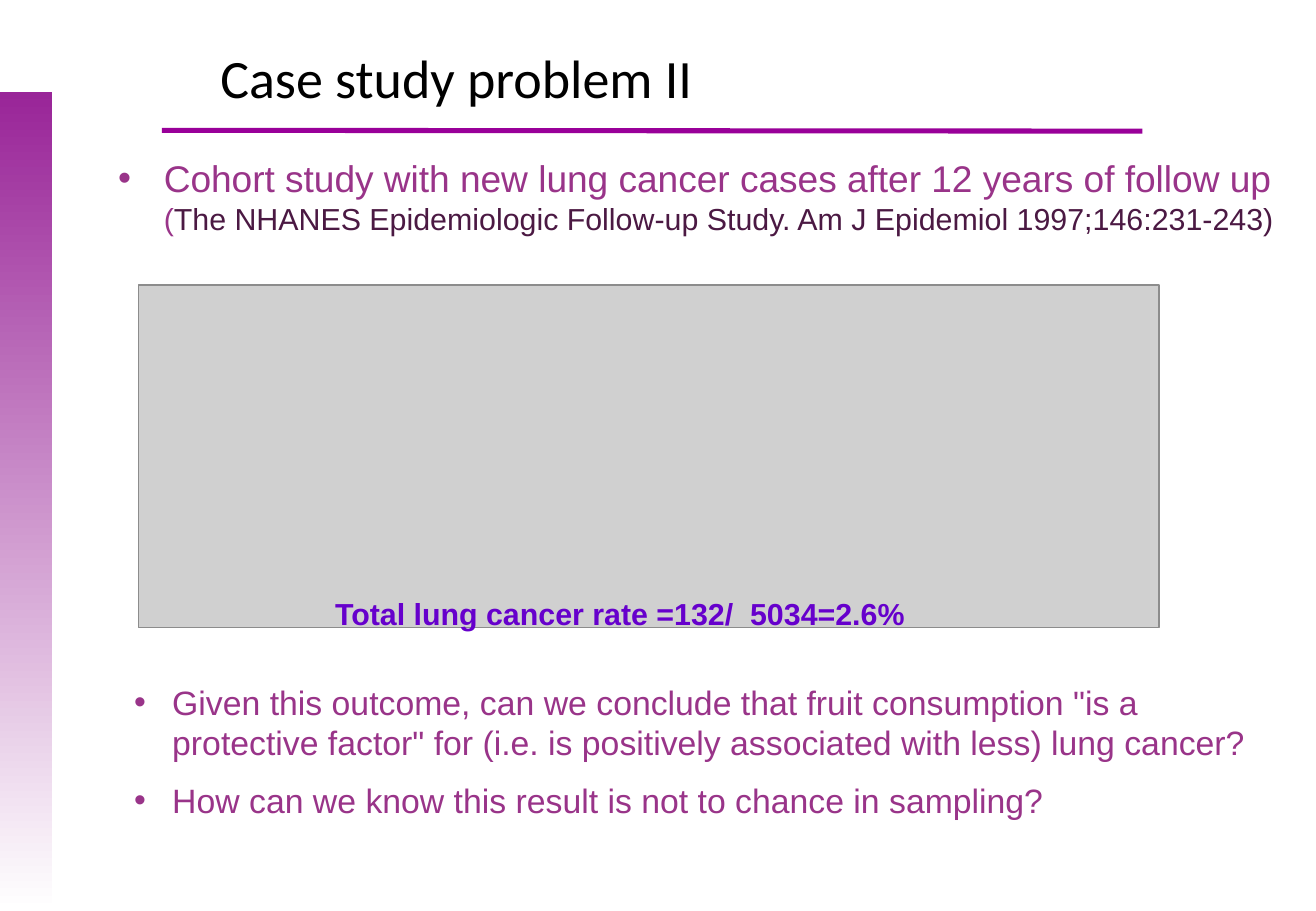
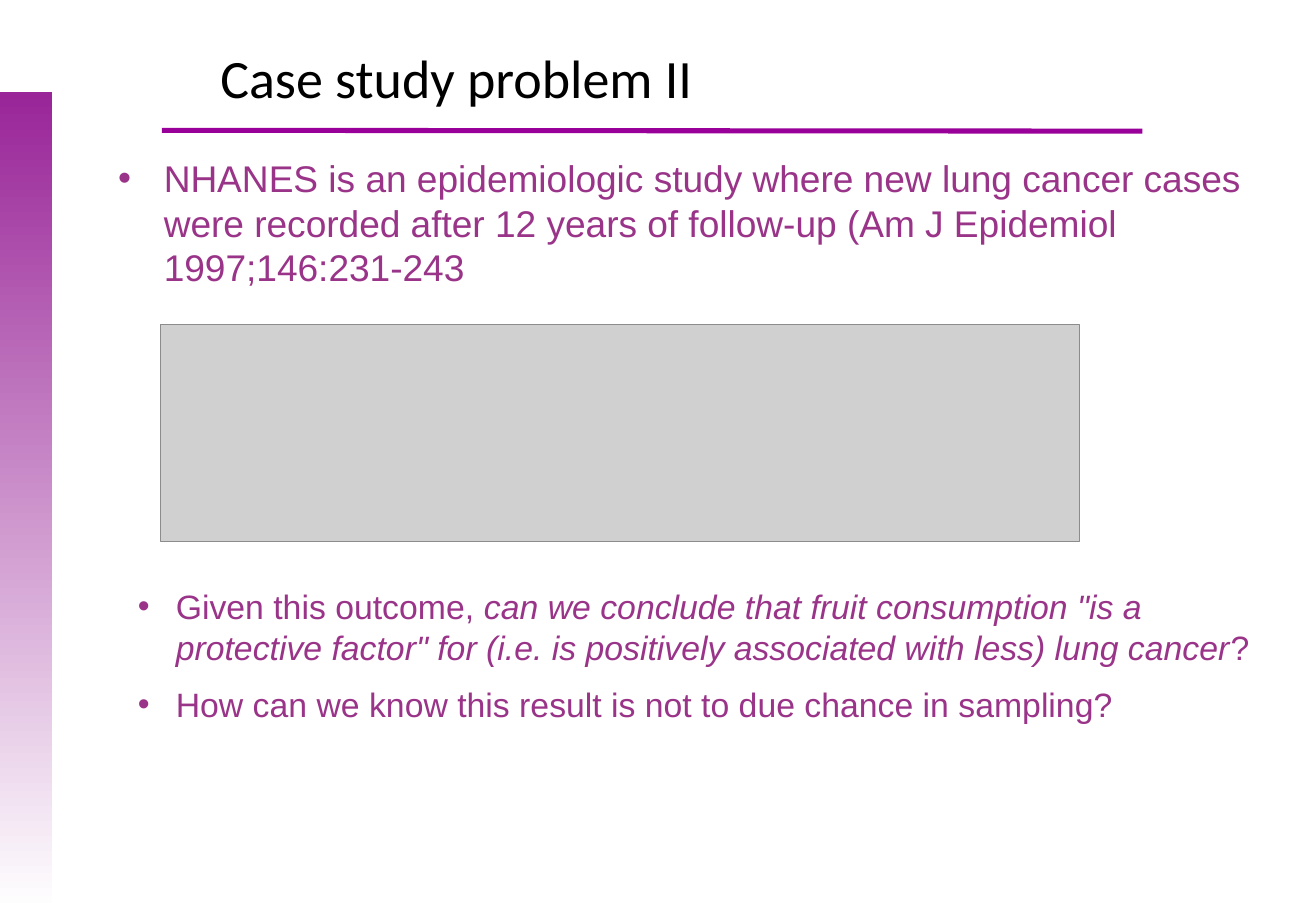
Before and after one commit to uebvhir/Course_Basic_Statistics-VHIO-2019, a slide deck: slide 6 of Sessio_6/EBB_2019_Session_6_Hypothesis_tests.pptx. Drawn at 1316x911 pixels with LibreOffice and Linux fonts; fonts in the diff are those of the drawing; grey boxes stand for pictures; background and template pictures are left out. Boxes give left, top, right and bottom in pixels: in the first picture for what was removed or moved away, otherwise in the second. Text is boxed around its words. In the diff, an @@ line names an element or a change of style, - is before the commit and + after.

```diff
--- a/Sessio_6/EBB_2019_Session_6_Hypothesis_tests.pptx
+++ b/Sessio_6/EBB_2019_Session_6_Hypothesis_tests.pptx
@@ text at [164,165,1241,286]: text changed; size 18 to 22 pt; text colour #4B1943 to #993489 @@
-• Cohort study with new lung cancer cases after 12 years of follow up (The NHANES Epidemiologic Follow-up Study. Am J Epidemiol 1997;146:231-243)
+• NHANES is an epidemiologic study where new lung cancer cases were recorded after 12 years of follow-up (Am J Epidemiol 1997;146:231-243
@@ picture: place and size @@
-picture at [139,286,1159,628]
+picture at [160,324,1079,541]
@@ text "Given this outcome, can we ...": place and size @@
-text "Given this outcome, can we ..." at [172,690,1244,820]
+text "Given this outcome, can we ..." at [176,594,1250,724]
@@ text at [176,594,1250,667]: italic on in "can we conclude that fruit consumption "is ..." @@
@@ text removed at [335,603,904,632] @@
-Total lung cancer rate =132/ 5034=2.6%
@@ text at [176,692,1112,724]: text changed @@
-• How can we know this result is not to chance in sampling?
+• How can we know this result is not to due chance in sampling?
```
Also in this commit, not shown: 12 other slides changed, 3 slides added, 2 slides removed, 1 other file.
